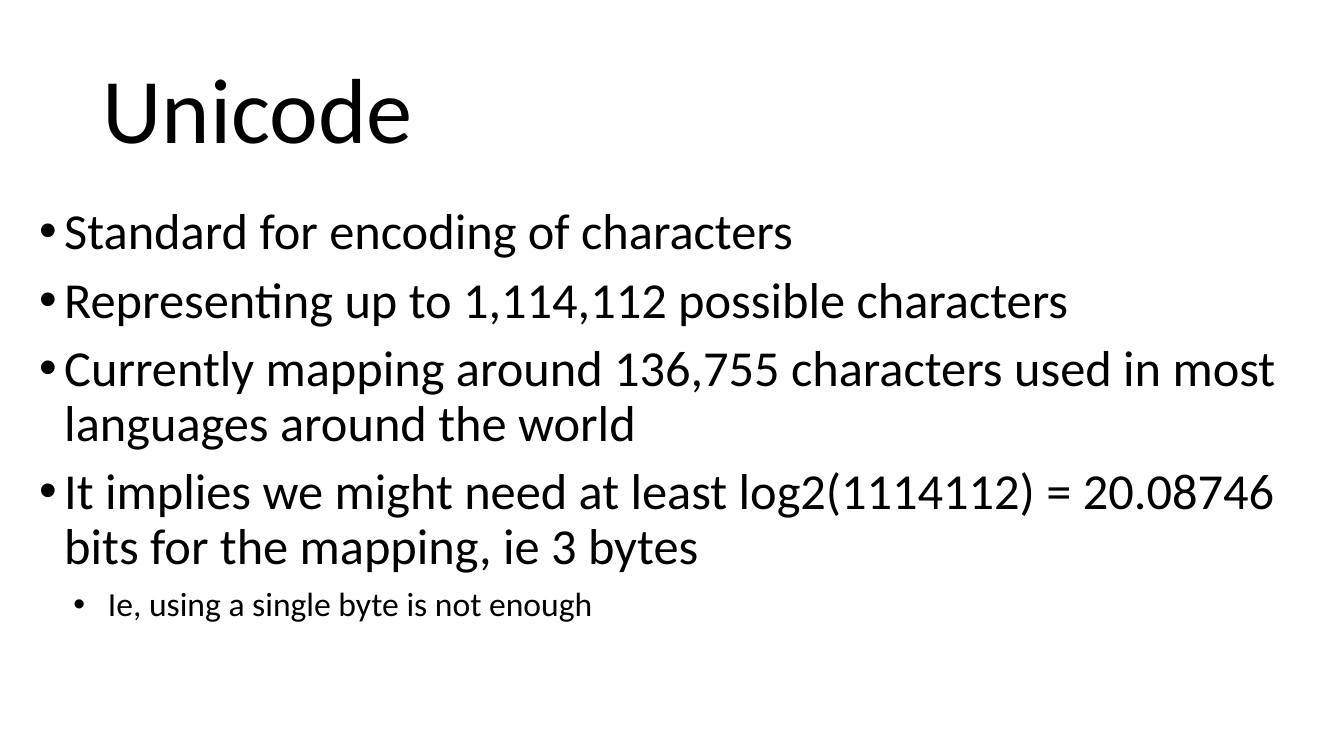
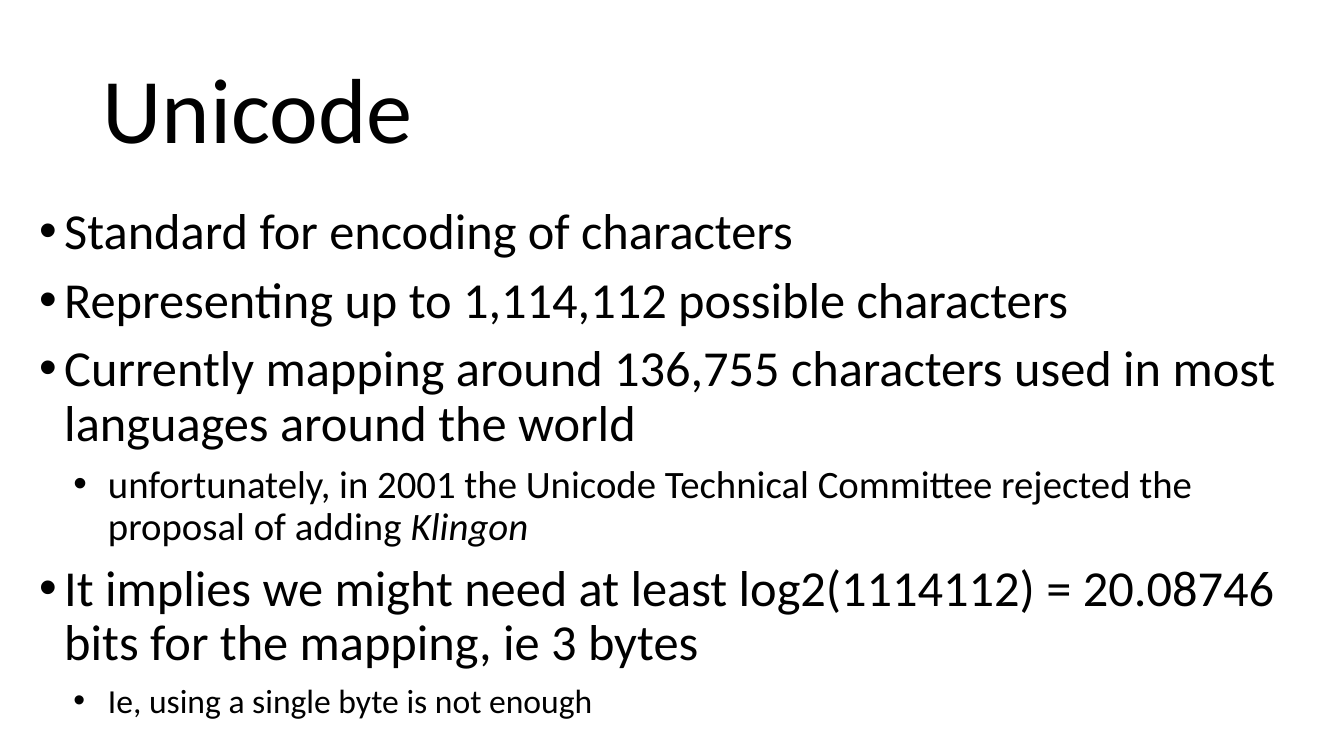
Before and after one commit to arcuri82/testing_security_development_enterprise_systems, a slide deck: slide 6 of doc/advanced/slides/lesson_03.pptx. Drawn at 1344x756 pixels with LibreOffice and Linux fonts; fonts in the diff are those of the drawing. Boxes give left, top, right and bottom in pixels: in the first picture for what was removed or moved away, otherwise in the second. Text is boxed around its words. In the diff, an @@ line names an element or a change of style, - is before the commit and + after.

```diff
--- a/doc/advanced/slides/lesson_03.pptx
+++ b/doc/advanced/slides/lesson_03.pptx
@@ text at box(108, 471, 1192, 547): paragraph added @@
+  • unfortunately, in 2001 the Unicode Technical Committee rejected the proposal of adding Klingon
```
Also in this commit, not shown: 5 other slides changed, 9 slides added, 2 other files.
